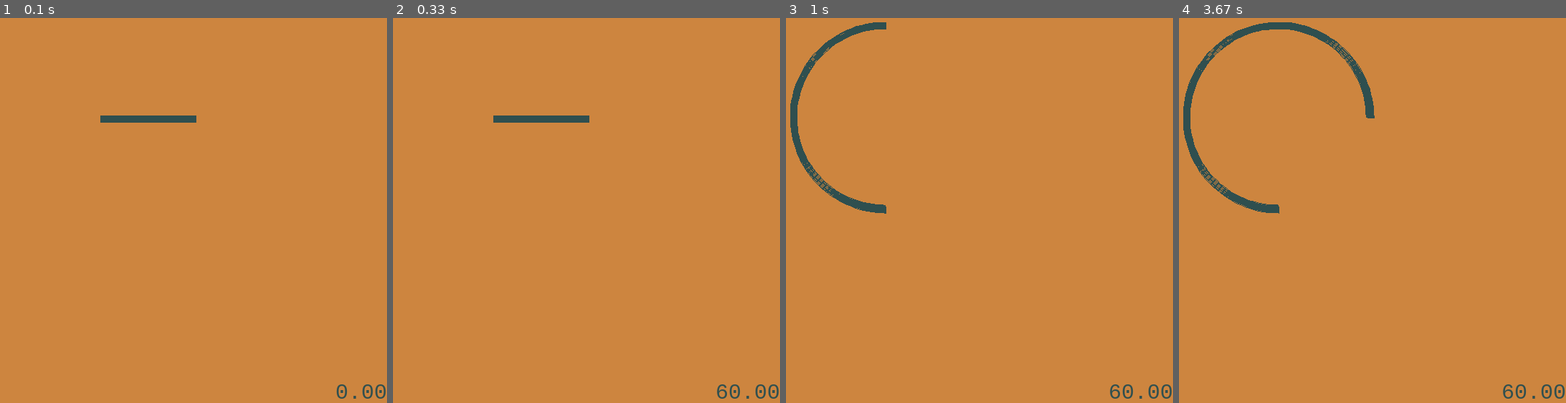
Above: before the commit, frames 1-4 (left to right).
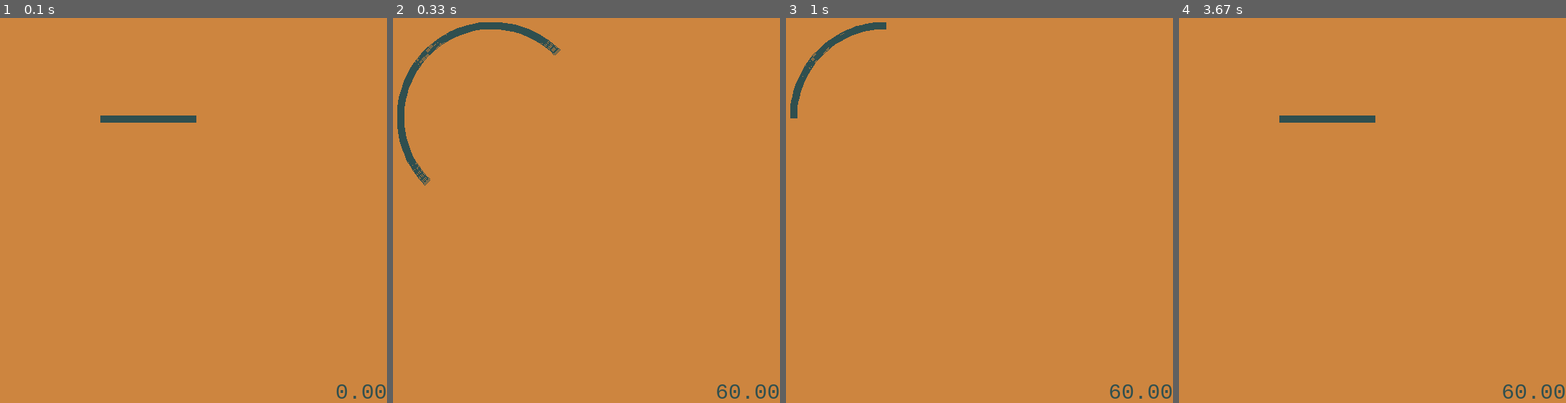
Above: after the commit, the same moments.

Repository: hitbox/scratch
Game: pygame game, started from pygame/circlesegments.py
Two runs of this game, one before a commit and one after it. Both use one fixed random seed, a clock stepped at 60 frames per second and the inputs below.
Inputs:
- Up to frame 1 (0.1 s): no input
- Up to frame 2 (0.33 s): no input
- Up to frame 3 (1 s): no input
- Up to frame 4 (3.67 s): no input

Frame 1 is identical in both runs. In frame 2, 1.8% of the frame differs, in the area x 1-51%, y 1-44%; in frame 3, 0.7%; in frame 4, 2.5%, in the area x 1-51%, y 1-51%.

Commit message:
pygame/circlesegments.py
- beginning cleanup
- cleanup and see if this is worth keeping

Diff:
--- a/pygame/circlesegments.py
+++ b/pygame/circlesegments.py
@@ -1,19 +1,14 @@
 import argparse
-import contextlib
 import functools as ft
 import itertools as it
 import math
-import os
-import random
-import textwrap
 import unittest
 
-with contextlib.redirect_stdout(open(os.devnull, 'w')):
-    import pygame
+import pygamelib
 
-angles = (0, 30, 45, 60, 90, 120, 135, 150, 180, 210, 225, 240, 270, 300, 315, 330)
-angles = (0, 45, 90, 180, 270)
-angles = list(map(math.radians, angles))
+from pygamelib import pygame
+
+angles = list(map(math.radians, range(0, 360, 45)))
 
 class TestModuloRange(unittest.TestCase):
 
@@ -34,22 +29,11 @@
         start = (start + 1) % length
         _distance += 1
 
-def wraprects(rects):
-    return pygame.Rect((0,)*4).unionall(rects)
-
-def copyrect(rect, **kwargs):
-    rect = rect.copy()
-    for key, val in kwargs.items():
-        setattr(rect, key, val)
-    return rect
-
-def run():
-    pygame.font.init()
-    screen = pygame.display.set_mode((800,)*2)
+def run(display_size, framerate):
+    screen = pygame.display.set_mode(display_size)
     frame = screen.get_rect()
     clock = pygame.time.Clock()
-    font = pygame.font.SysFont('monospace', 30)
-    framerate = 60
+    font = pygamelib.monospace_font(30)
 
     subject = frame.inflate((-2*min(frame.size)/3,)*2)
 
@@ -72,9 +56,7 @@
     )
     arcs = ((draw_arc, angles + (10,)) for angles in it.combinations(angles, 2))
     draws = it.cycle(it.chain(lines, arcs))
-    from pprint import pprint
 
-    frame_number = 0
     running = True
     while running:
         elapsed = clock.tick(framerate)
@@ -93,9 +75,9 @@
         ]
         images = [font.render(line, True, color) for line in text_lines]
         rects = [image.get_rect() for image in images]
-        for r1, r2 in zip(rects, rects[1:]):
+        for r1, r2 in it.pairwise(rects):
             r2.topright = r1.bottomright
-        wrapped = pygame.Rect((0,)*4).unionall(rects)
+        wrapped = pygame.Rect(pygamelib.wrap(rects))
         positioned = wrapped.copy()
         positioned.bottomright = frame.bottomright
         delta = pygame.Vector2(positioned.topleft) - wrapped.topleft
@@ -104,12 +86,11 @@
         for image, rect in zip(images, rects):
             screen.blit(image, rect)
         pygame.display.update()
-        frame_number += 1
 
 def main(argv=None):
-    parser = argparse.ArgumentParser()
+    parser = pygamelib.command_line_parser()
     args = parser.parse_args(argv)
-    run()
+    run(args.display_size, args.framerate)
 
 if __name__ == '__main__':
     main()
